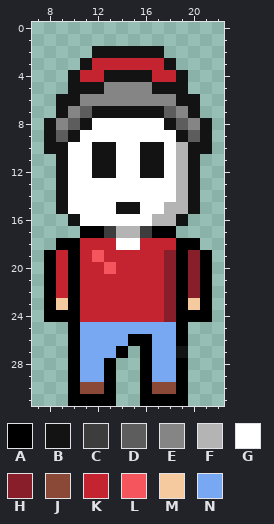
Two versions of one pixel-art sprite, graphics/player/walk_animation/player_front_still.png. Above, as it was before the edit.
The file is 32x32 pixels. Shown: x 7..22, y 0..31.
Palette (. is transparent): A #000000  B #131313  C #3d3d3d  D #5d5d5d  E #858585  F #b4b4b4  G #ffffff  H #891e2b  J #8a4836  K #c42430  L #f5555d  M #f6ca9f  N #79a8f2
Pixels before, first column x 8:
 2 ....BBBBBB....
 3 ...BKKKKKKB...
 4 ..BKKBBBBKKB..
 5 ..BBBEEEEBBB..
 6 .BBEEEEEEEEBB.
 7 .BEDBBBBBBDEB.
 8 BEDBGGGGGGBDEB
 9 BDBGGGGGGGGBDB
10 BBGGBBGGBBGFBB
11 .BGGBBGGBBGFB.
12 .BGGBBGGBBGFB.
13 .BGGGGGGGGGFB.
14 .BGGGGGGGGGFB.
15 .BGGGGBBGGFFB.
16 ..BGGGGGGFFB..
17 ...AACFFCAA...
18 .AAKKKGGKKKAA.
19 AKAKLKKKKKHAHA
20 AKAKKLKKKKHAHA
21 AKAKKKKKKKHAHA
22 AKAKKKKKKKHAHA
23 AMAKKKKKKKHAMA
24 AAAKKKKKKKHAAA
25 ..ANNNNNNNNA..
26 ..ANNNNAANNA..
27 ..ANNNA.ANNB..
28 ..ANNA..ANNA..
29 ..ANNA..ANNA..
30 ..AJJA..AJJA..
31 ..AAAA..AAAA..
Now the later version:
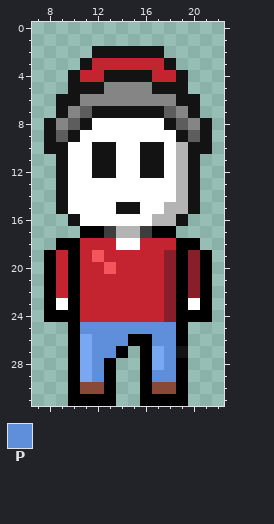
Colours new in this view: P #5f8fdb
Changes in this commit:
y 23: x 9 M -> G; x 20 M -> G
y 25: x 11..18 NNNNNNNN -> PPPPPPPP
y 26: x 12..14 NNN -> PPP; x 17..18 NN -> PP
y 27: x 12..13 NN -> PP; x 18 N -> P
y 28: x 12 N -> P; x 18 N -> P
y 29: x 12 N -> P; x 17..18 NN -> PP
